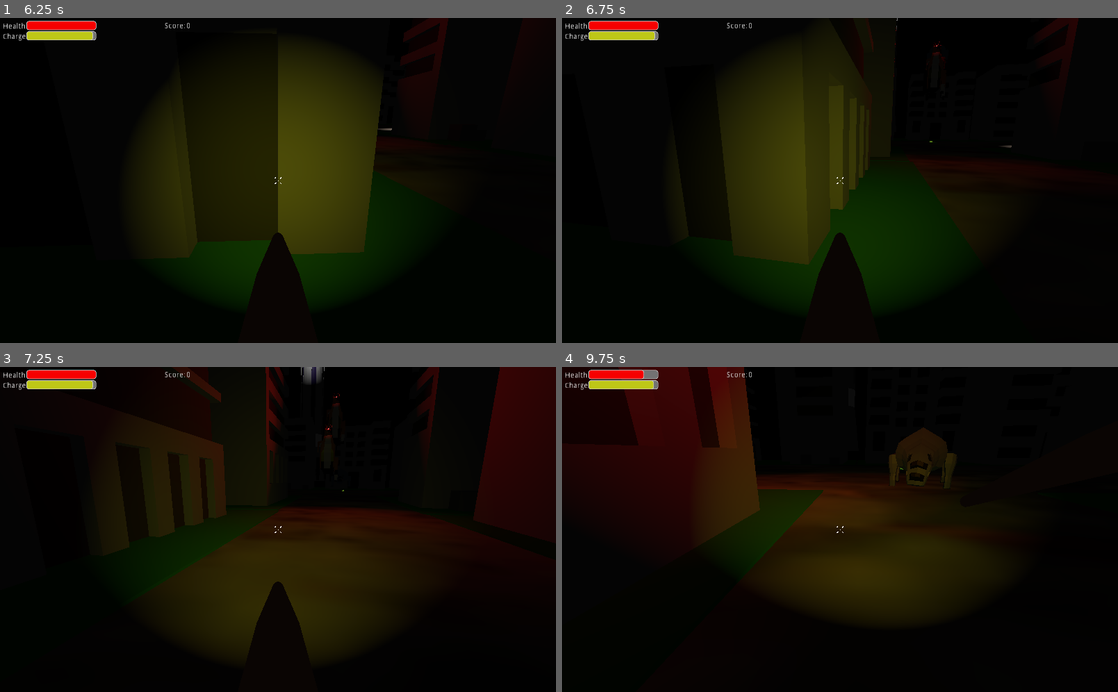
Above: before the commit, frames 1-4 (two rows, left to right).
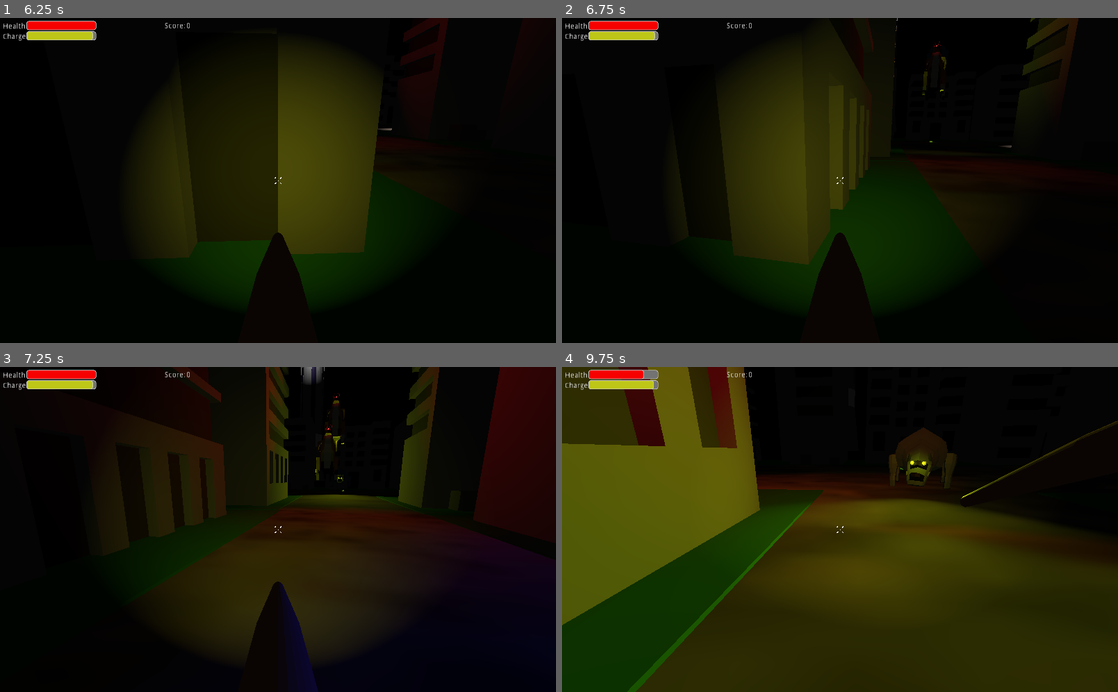
Above: after the commit, the same moments.

Repository: Bricode/BestGroupGameJam2021
Game: Godot game, scene res://Ui/TitleScreen/Title.tscn
Same seed, same stepped clock (60 frames per second), same inputs: the game is played once before the commit and once after it.
Inputs (mouse positions are in pixels of both pictures, inside the frame that each line leads up to):
- Up to frame 1 (6.25 s): click (278, 151) at 0.5 s; tap Enter at 1.25 s; move the mouse to (305, 180) at 1.27 s; hold W (move_forward) from 1.28 s (still down); tap B (b) at 1.35, 2.1, 3.05, 3.8, 4.35, 5.1, 6.05 s; tap Space (jump) at 1.52, 2.27, 3.77, 4.52, 5.27 s; move the mouse to (250, 180) at 2.02 s; move the mouse to (289, 174) at 2.77 s; press the mouse at (289, 174) at 2.78 s; move the mouse to (272, 187) at 3.52 s; release the mouse at (272, 187) at 3.53 s; tap Shift (sprint) at 3.6 s; move the mouse to (316, 183) at 4.27 s; move the mouse to (233, 177) at 5.02 s; move the mouse to (283, 180) at 5.77 s; press the mouse at (283, 180) at 5.78 s
- Up to frame 2 (6.75 s): move the mouse to (817, 174) at 6.52 s; release W (move_forward) at 6.53 s; release the mouse at (817, 174) at 6.53 s; hold D (move_right) from 6.53 s (still down); tap Shift (sprint) at 6.6 s
- Up to frame 3 (7.25 s): keep holding D (move_right); tap Space (jump) at 6.77 s; tap B (b) at 6.8 s
- Up to frame 4 (9.75 s): move the mouse to (867, 529) at 7.27 s; release D (move_right) at 7.28 s; hold W (move_forward) 7.28-9.53 s; tap B (b) at 7.35, 8.1, 9.05 s; tap Space (jump) at 7.52, 8.27 s; move the mouse to (812, 529) at 8.02 s; move the mouse to (851, 523) at 8.77 s; press the mouse at (851, 523) at 8.78 s; move the mouse to (834, 536) at 9.52 s; release the mouse at (834, 536) at 9.53 s; hold A (move_left) from 9.53 s (still down); tap Shift (sprint) at 9.6 s

Frame 1 is identical in both runs. In frame 2, 0.4% of the frame differs, in the area x 59-90%, y 0-28%; in frame 3, 3.8%; in frame 4, 62%, in the area x 0-100%, y 0-100%.

Commit message:
lights on enemeys

Diff:
--- a/BestGroupGameJam2021/Enemy/Emu.tscn
+++ b/BestGroupGameJam2021/Enemy/Emu.tscn
@@ -8,6 +8,15 @@
 
 [sub_resource type="BoxShape" id=2]
 extents = Vector3( 0.788807, 0.81667, 0.507224 )
+
+[sub_resource type="SphereMesh" id=3]
+
+[sub_resource type="SpatialMaterial" id=4]
+emission_enabled = true
+emission = Color( 0.0235294, 0.0823529, 0.984314, 1 )
+emission_energy = 0.5
+emission_operator = 0
+emission_on_uv2 = false
 
 [node name="Emu" type="KinematicBody" groups=[
 "Enemies",
@@ -34,5 +43,37 @@
 transform = Transform( 1, 0, 0, 0, 1, 0, 0, 0, 1, 0, 0.402841, 0.167213 )
 shape = SubResource( 2 )
 
+[node name="MeshInstance3" type="MeshInstance" parent="."]
+transform = Transform( 0.05, 0, 0, 0, 0.05, 0, 0, 0, 0.05, 0.243585, 1.3639, -0.798867 )
+mesh = SubResource( 3 )
+material/0 = SubResource( 4 )
+
+[node name="OmniLight" type="SpotLight" parent="MeshInstance3"]
+transform = Transform( 6.4817, 0, 0, 0, 6.4817, 0, 0, 0, 6.4817, 0, 0, 0 )
+light_color = Color( 0.0235294, 0.0823529, 0.984314, 1 )
+spot_range = 13.6689
+spot_angle = 48.1034
+
+[node name="OmniLight2" type="OmniLight" parent="MeshInstance3"]
+transform = Transform( 6.4817, 0, 0, 0, 6.4817, 0, 0, 0, 6.4817, 0.438588, 0.298971, -1.57953 )
+light_color = Color( 0.0235294, 0.0823529, 0.984314, 1 )
+omni_range = 0.615437
+
+[node name="MeshInstance4" type="MeshInstance" parent="."]
+transform = Transform( 0.05, 0, 0, 0, 0.05, 0, 0, 0, 0.05, 0.147368, 1.3639, -0.798867 )
+mesh = SubResource( 3 )
+material/0 = SubResource( 4 )
+
+[node name="OmniLight" type="SpotLight" parent="MeshInstance4"]
+transform = Transform( 6.4817, 0, 0, 0, 6.4817, 0, 0, 0, 6.4817, 0, 0, 0 )
+light_color = Color( 0.0235294, 0.0823529, 0.984314, 1 )
+spot_range = 13.6689
+spot_angle = 48.1034
+
+[node name="OmniLight2" type="OmniLight" parent="MeshInstance4"]
+transform = Transform( 20, 0, 0, 0, 20, 0, 0, 0, 20, 0.438588, 0.298971, -1.57953 )
+light_color = Color( 0.0235294, 0.0823529, 0.984314, 1 )
+omni_range = 0.615437
+
 [connection signal="timeout" from="Hit_timer" to="." method="_on_Hit_timer_timeout"]
 [connection signal="body_entered" from="Hit_zone" to="." method="_on_Hit_zone_body_entered"]
--- a/BestGroupGameJam2021/Enemy/Rhino.tscn
+++ b/BestGroupGameJam2021/Enemy/Rhino.tscn
@@ -8,6 +8,15 @@
 
 [sub_resource type="BoxShape" id=2]
 extents = Vector3( 0.628789, 1, 0.664588 )
+
+[sub_resource type="SphereMesh" id=3]
+
+[sub_resource type="SpatialMaterial" id=4]
+emission_enabled = true
+emission = Color( 0.823529, 0.894118, 0.00784314, 1 )
+emission_energy = 0.5
+emission_operator = 0
+emission_on_uv2 = false
 
 [node name="Rhino" type="KinematicBody" groups=[
 "Enemies",
@@ -40,6 +49,38 @@
 [node name="Hit_timer" type="Timer" parent="."]
 wait_time = 0.2
 
+[node name="MeshInstance2" type="MeshInstance" parent="."]
+transform = Transform( 0.05, 0, 0, 0, 0.05, 0, 0, 0, 0.05, 0.232719, -0.157258, -1.9054 )
+mesh = SubResource( 3 )
+material/0 = SubResource( 4 )
+
+[node name="OmniLight" type="SpotLight" parent="MeshInstance2"]
+transform = Transform( 6.4817, 0, 0, 0, 6.4817, 0, 0, 0, 6.4817, 0, 0, 0 )
+light_color = Color( 0.843137, 0.929412, 0.0627451, 1 )
+spot_range = 13.6689
+spot_angle = 48.1034
+
+[node name="OmniLight2" type="OmniLight" parent="MeshInstance2"]
+transform = Transform( 6.4817, 0, 0, 0, 6.4817, 0, 0, 0, 6.4817, 0.438588, 0.298971, -1.57953 )
+light_color = Color( 0.843137, 0.929412, 0.0627451, 1 )
+omni_range = 0.615437
+
+[node name="MeshInstance3" type="MeshInstance" parent="."]
+transform = Transform( 0.05, 0, 0, 0, 0.05, 0, 0, 0, 0.05, 0.500908, -0.148707, -1.87266 )
+mesh = SubResource( 3 )
+material/0 = SubResource( 4 )
+
+[node name="OmniLight" type="SpotLight" parent="MeshInstance3"]
+transform = Transform( 6.4817, 0, 0, 0, 6.4817, 0, 0, 0, 6.4817, 0, 0, 0 )
+light_color = Color( 0.843137, 0.929412, 0.0627451, 1 )
+spot_range = 13.6689
+spot_angle = 48.1034
+
+[node name="OmniLight2" type="OmniLight" parent="MeshInstance3"]
+transform = Transform( 20, 0, 0, 0, 20, 0, 0, 0, 20, 0.438588, 0.298971, -1.57953 )
+light_color = Color( 0.843137, 0.929412, 0.0627451, 1 )
+omni_range = 0.615437
+
 [connection signal="timeout" from="Timer" to="." method="_on_Timer_timeout"]
 [connection signal="timeout" from="Reset" to="." method="_on_Reset_timeout"]
 [connection signal="body_entered" from="Hit_zone" to="." method="_on_Hit_zone_body_entered"]
Not shown: 1 places in BestGroupGameJam2021/Enemy/Emu.tscn that only renumber resources
Not shown: 1 places in BestGroupGameJam2021/Enemy/Rhino.tscn that only renumber resources
